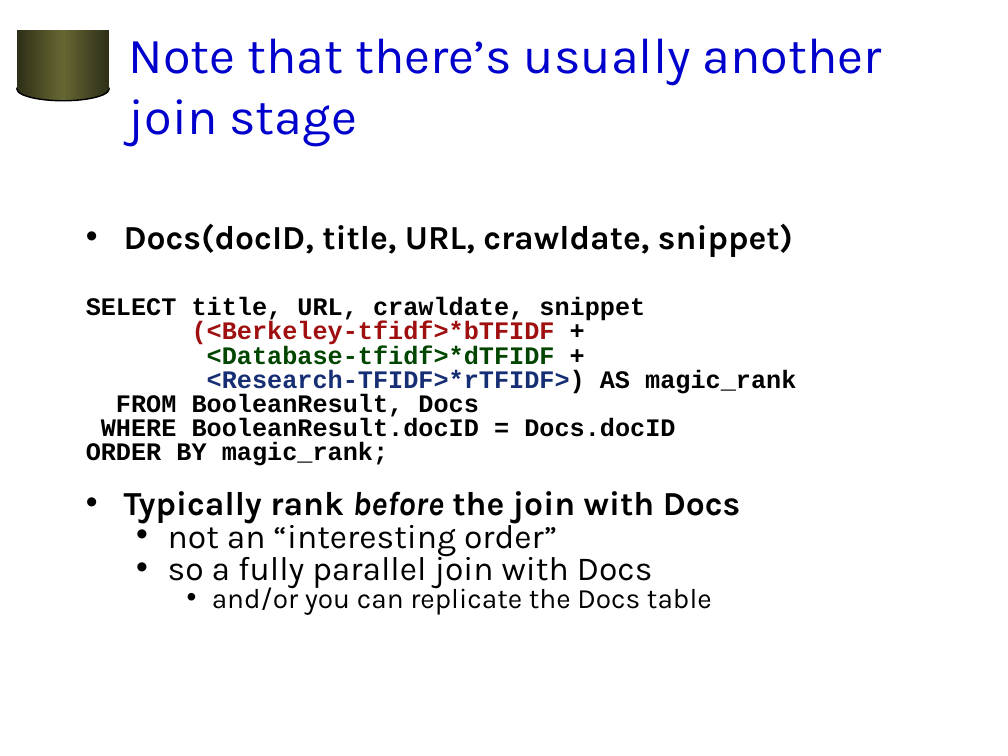
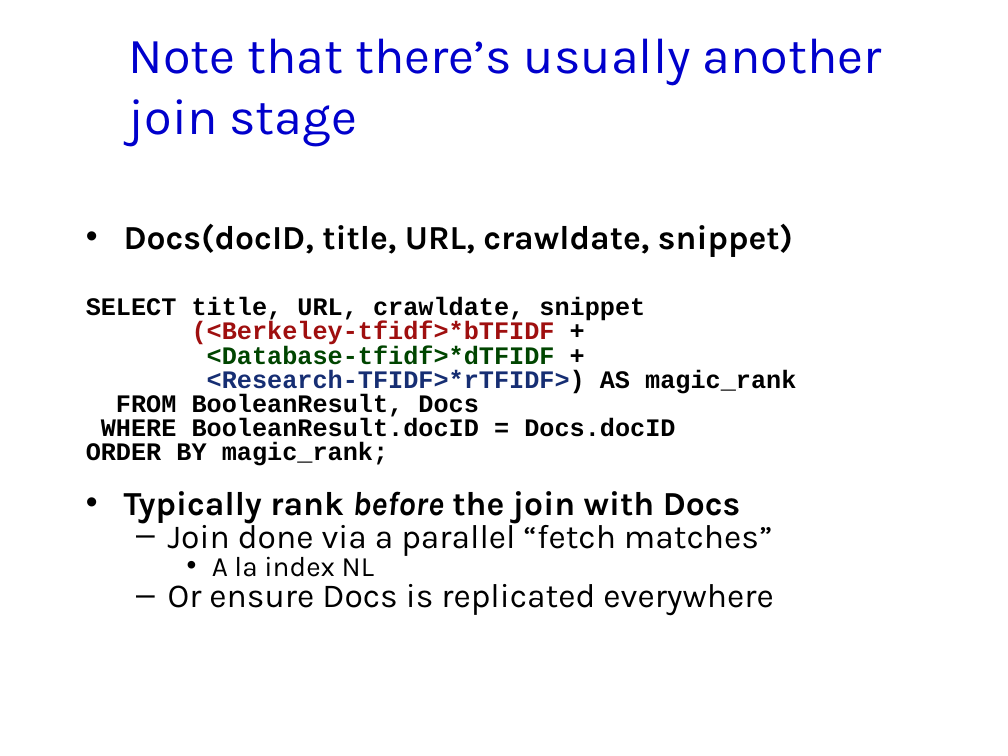
Before and after one commit to jhellerstein/cs186-09, a slide deck: slide 11 of lecs/20-Search2.ppt. Drawn at 1008x756 pixels with LibreOffice and Linux fonts; fonts in the diff are those of the drawing; background and template pictures are left out. Boxes give left, top, right and bottom in pixels: in the first picture for what was removed or moved away, otherwise in the second. Text is boxed around its words. In the diff, an @@ line names an element or a change of style, - is before the commit and + after.

```diff
--- a/lecs/20-Search2.ppt
+++ b/lecs/20-Search2.ppt
@@ rectangle removed at bbox=[17, 30, 110, 90] @@
@@ ellipse removed at bbox=[17, 78, 110, 101] @@
@@ text at bbox=[168, 517, 773, 616]: text changed @@
-  • not an “interesting order”
-  • so a fully parallel join with Docs
-    • and/or you can replicate the Docs table
+  – Join done via a parallel “fetch matches”
+    • A la index NL
+  – Or ensure Docs is replicated everywhere
```
Also in this commit, not shown: 22 other slides changed, 1 other file.
